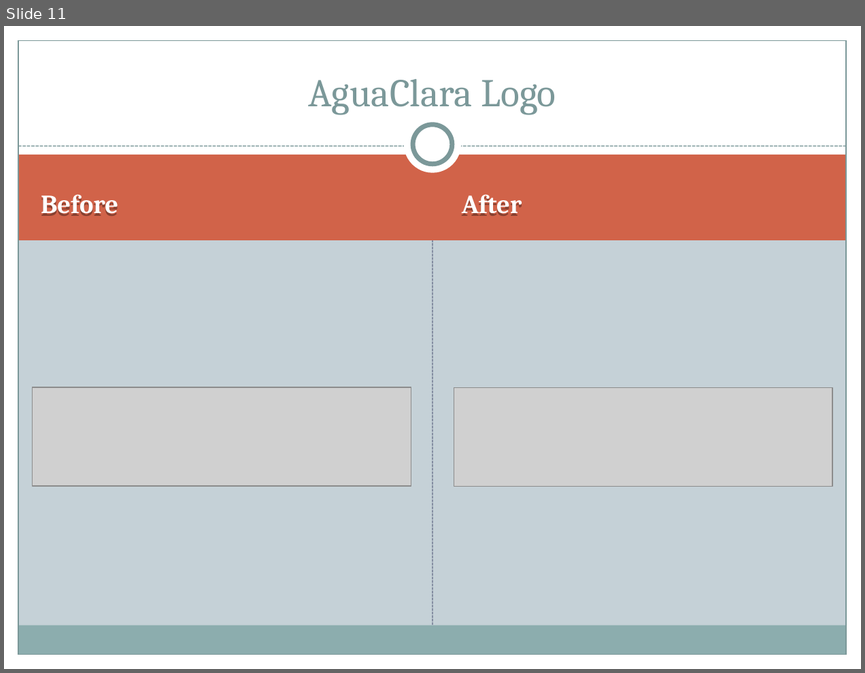
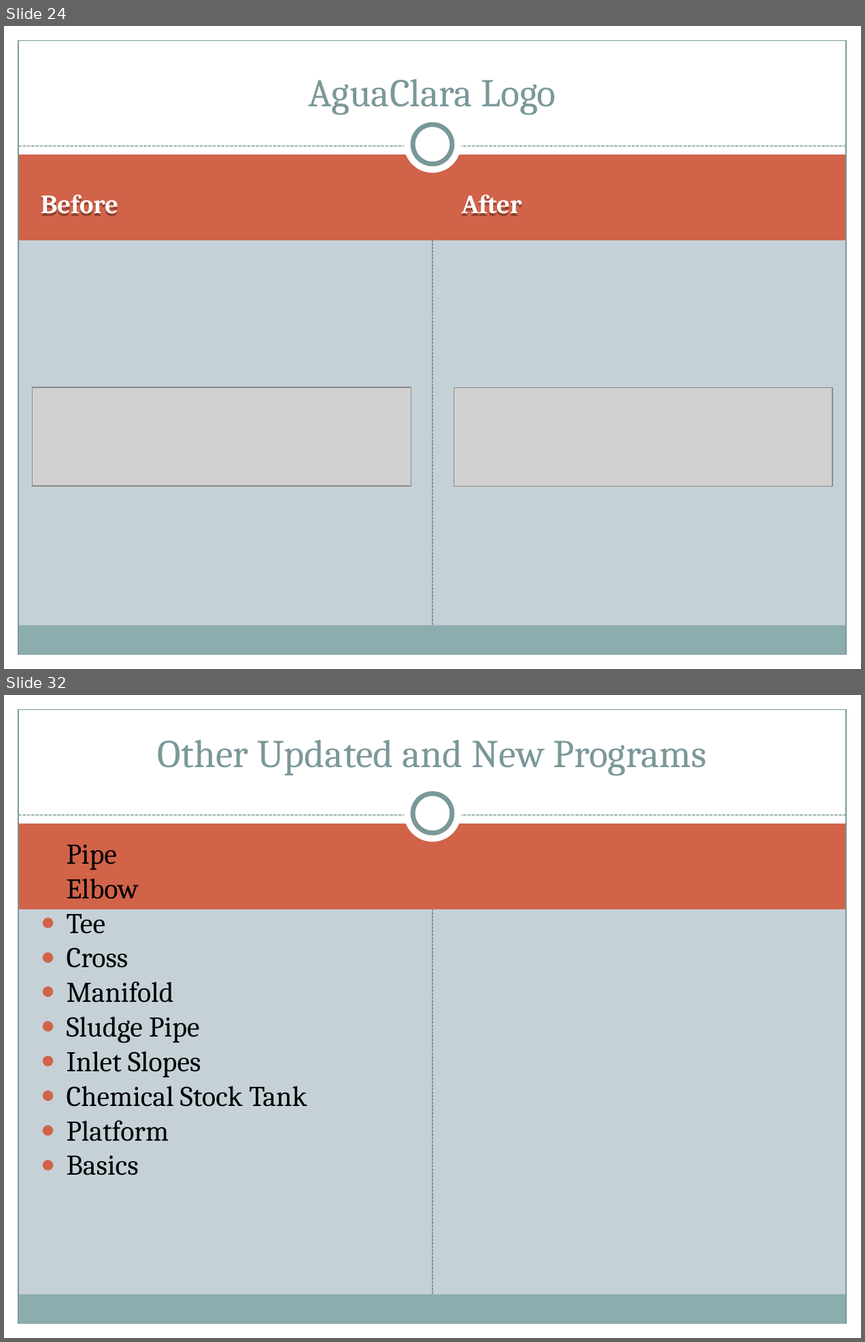
Before and after one commit to AguaClara/mathcad, a slide deck: Automated Design/AutoCAD Help (Documentation)/Automated Design.ppt. Shown one above the other, each under a label of ours: slide 11 before the commit, slides 24 and 32 after it; the slides between them are not shown. The pictures are 865x673 and 865x1342 pixels, drawn with LibreOffice and Linux fonts; fonts in the diff are those of the drawing; grey boxes stand for pictures. Boxes give left, top, right and bottom in pixels: in the first picture for what was removed or moved away, otherwise in the second. Text is boxed around its words. In the diff, an @@ line names an element or a change of style, - is before the commit and + after.

```diff
--- a/Automated Design/AutoCAD Help (Documentation)/Automated Design.ppt
+++ b/Automated Design/AutoCAD Help (Documentation)/Automated Design.ppt
@@ slide 32 added at <box>4,695,861,1338</box>, background #C5D1D7; not listed: 11 template elements that a slide beside it also shows @@
@@ title added at <box>158,740,706,776</box>, 33 pt, text #7B9899 @@
+Other Updated and New Programs
@@ text added at <box>67,845,307,1175</box>, 24 pt, text #000000 @@
+● Pipe
+● Elbow
+● Tee
+● Cross
+● Manifold
+● Sludge Pipe
+● Inlet Slopes
+● Chemical Stock Tank
+● Platform
+● Basics
@@ what was slide 11 is now slide 24 @@
```
Also in this commit, not shown: 2 slides changed, 22 other slides added, 1 other file.
